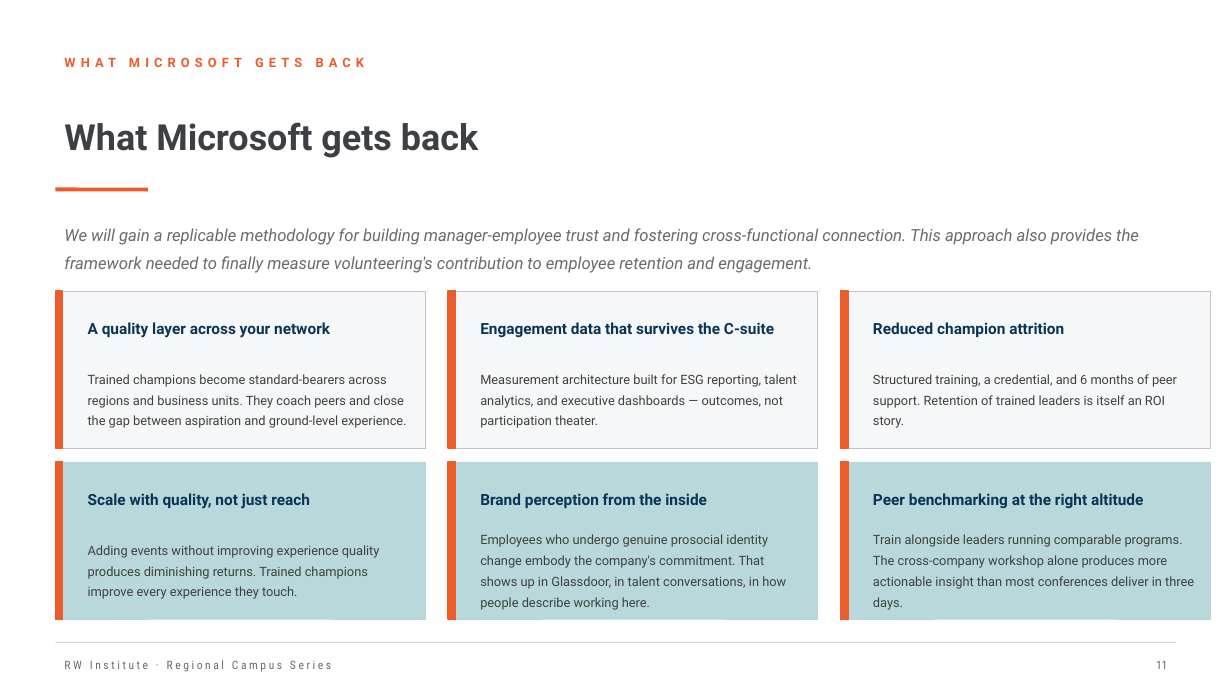
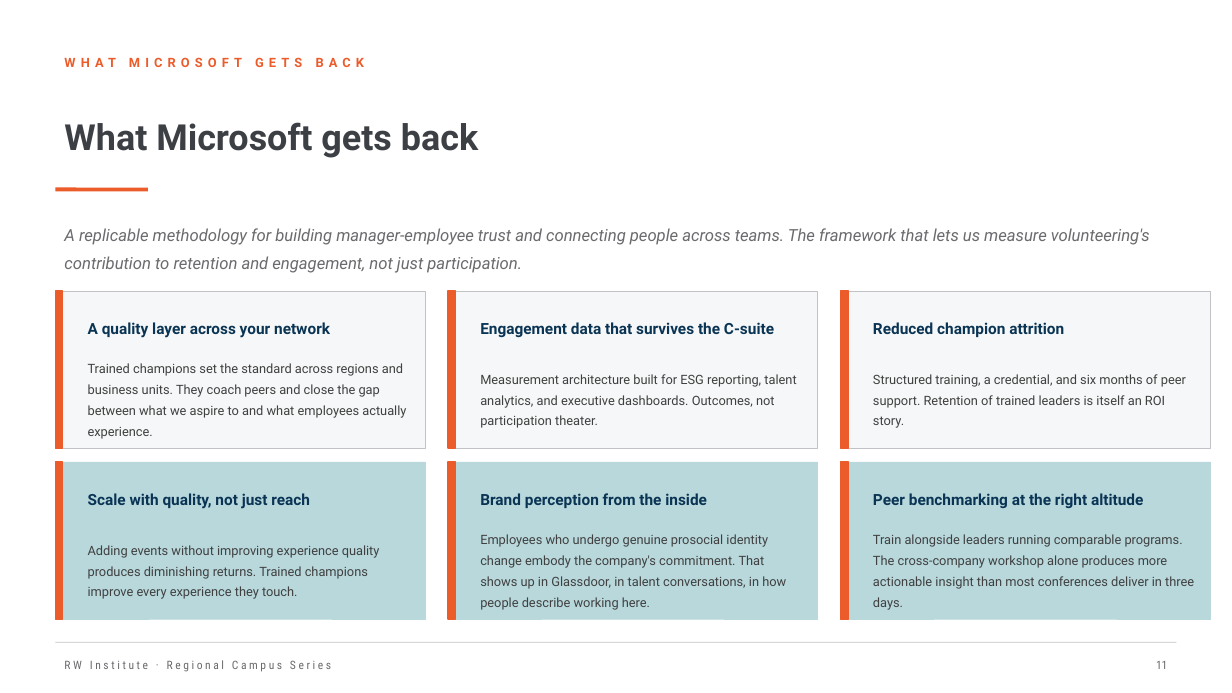
Before and after one commit to chrisjarviscan/rw-regional-campus, a slide deck: slide 11 of business-case-source/RW_Business_Case_Microsoft.pptx. Drawn at 1232x693 pixels with LibreOffice and Linux fonts; fonts in the diff are those of the drawing. Boxes give left, top, right and bottom in pixels: in the first picture for what was removed or moved away, otherwise in the second. Text is boxed around its words. In the diff, an @@ line names an element or a change of style, - is before the commit and + after.

```diff
--- a/business-case-source/RW_Business_Case_Microsoft.pptx
+++ b/business-case-source/RW_Business_Case_Microsoft.pptx
@@ text at (x1=64, y1=228, x2=1150, y2=273): text changed @@
-We will gain a replicable methodology for building manager-employee trust and fostering cross-functional connection. This approach also provides the framework needed to finally measure volunteering's contribution to employee retention and engagement.
+A replicable methodology for building manager-employee trust and connecting people across teams. The framework that lets us measure volunteering's contribution to retention and engagement, not just participation.
@@ text at (x1=88, y1=363, x2=406, y2=439): text changed @@
-Trained champions become standard-bearers across regions and business units. They coach peers and close the gap between aspiration and ground-level experience.
+Trained champions set the standard across regions and business units. They coach peers and close the gap between what we aspire to and what employees actually experience.
@@ text at (x1=480, y1=374, x2=796, y2=428): text changed @@
-Measurement architecture built for ESG reporting, talent analytics, and executive dashboards — outcomes, not participation theater.
+Measurement architecture built for ESG reporting, talent analytics, and executive dashboards. Outcomes, not participation theater.
@@ text at (x1=873, y1=374, x2=1186, y2=428): text changed @@
-Structured training, a credential, and 6 months of peer support. Retention of trained leaders is itself an ROI story.
+Structured training, a credential, and six months of peer support. Retention of trained leaders is itself an ROI story.
```
Also in this commit, not shown: 8 other slides changed, 4 slides added.
